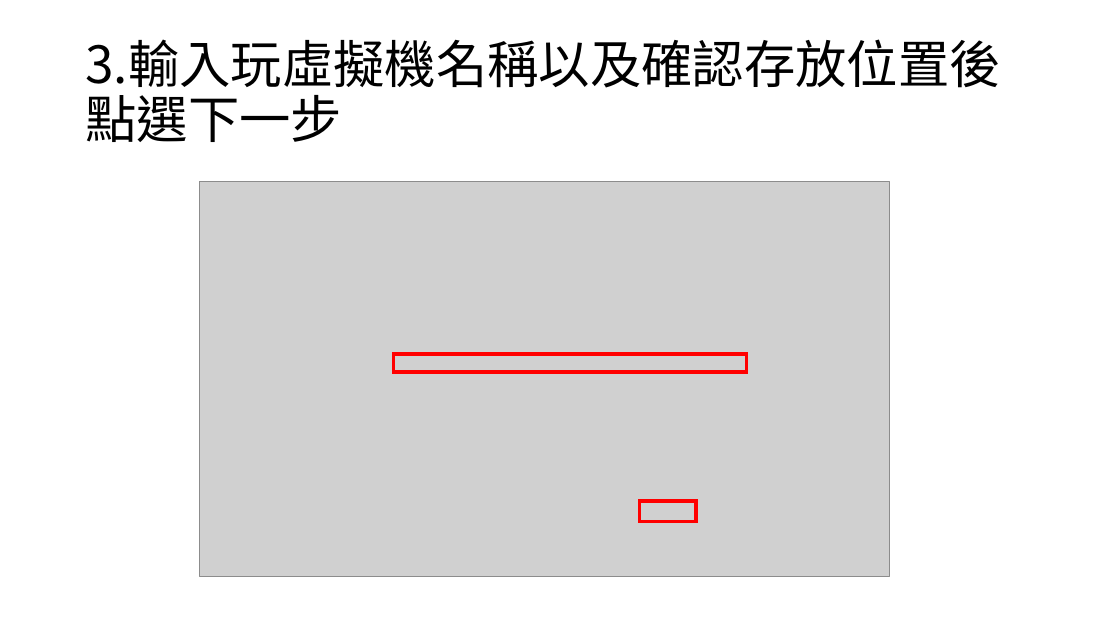
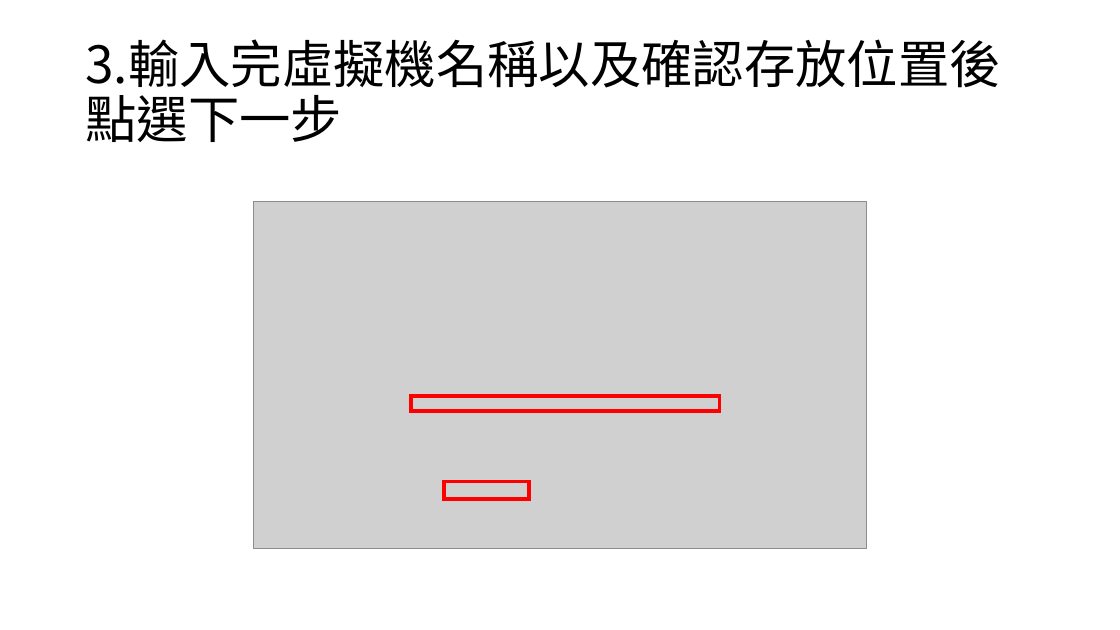
Before and after one commit to yenccc0/FJU-3rd, a slide deck: slide 4 of 20230918_Ubuntu安裝_410580066_林彥希.pptx. Drawn at 1120x630 pixels with LibreOffice and Linux fonts; fonts in the diff are those of the drawing; grey boxes stand for pictures. Boxes give left, top, right and bottom in pixels: in the first picture for what was removed or moved away, otherwise in the second. Text is boxed around its words. In the diff, an @@ line names an element or a change of style, - is before the commit and + after.

```diff
--- a/20230918_Ubuntu安裝_410580066_林彥希.pptx
+++ b/20230918_Ubuntu安裝_410580066_林彥希.pptx
@@ title at box(85, 39, 1000, 142): text changed @@
-3.輸入玩虛擬機名稱以及確認存放位置後點選下一步
+3.輸入完虛擬機名稱以及確認存放位置後點選下一步
@@ picture: place and size @@
-picture at box(200, 181, 889, 576)
+picture at box(254, 202, 866, 549)
@@ rectangle: place and size @@
-rectangle at box(394, 354, 747, 371)
+rectangle at box(411, 396, 719, 411)
@@ rectangle: place and size @@
-rectangle at box(639, 502, 696, 522)
+rectangle at box(444, 481, 529, 499)
```
